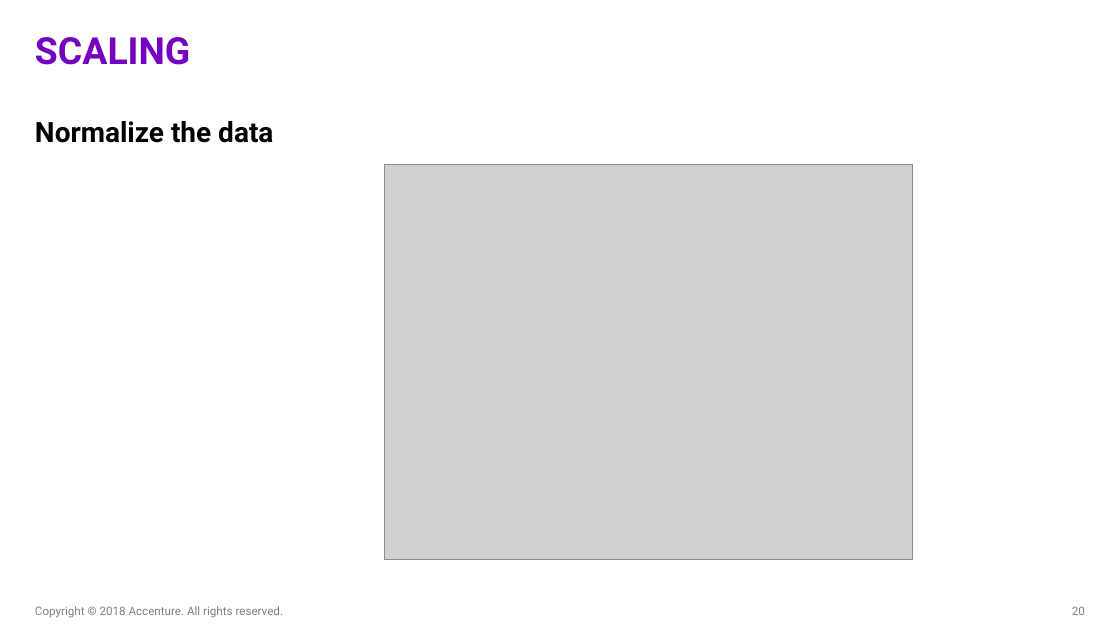
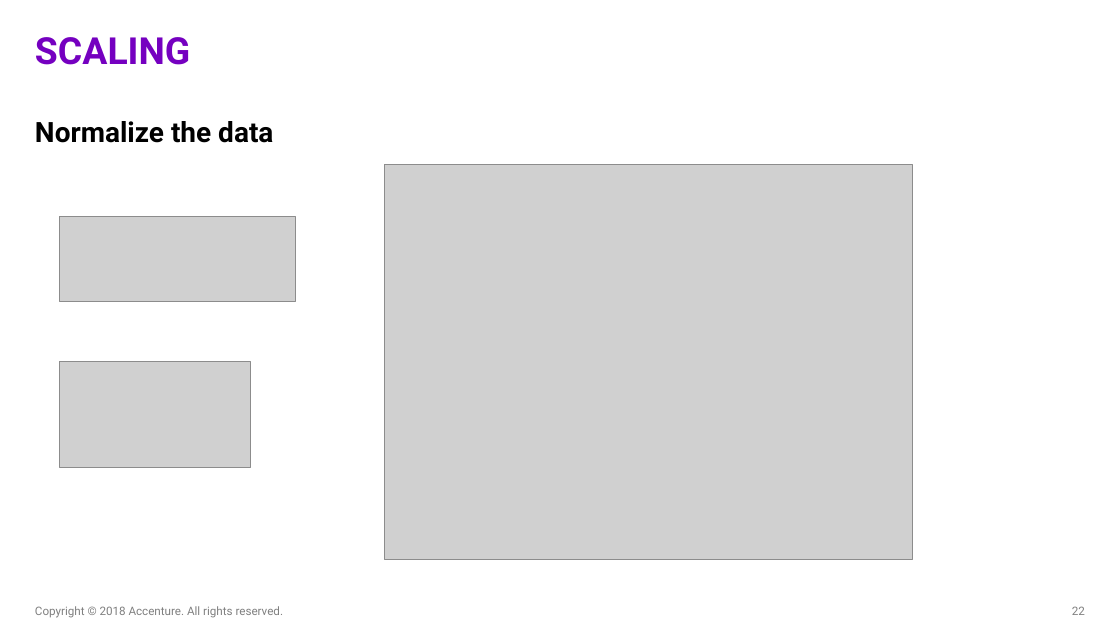
Before and after one commit to ameet123/na_la_nn, a slide deck: slide 22 of FY19 NA-LA.pptx (slide 20 before the commit). Drawn at 1120x630 pixels with LibreOffice and Linux fonts; fonts in the diff are those of the drawing; grey boxes stand for pictures. Boxes give left, top, right and bottom in pixels: in the first picture for what was removed or moved away, otherwise in the second. Text is boxed around its words. In the diff, an @@ line names an element or a change of style, - is before the commit and + after.

```diff
--- a/FY19 NA-LA.pptx
+++ b/FY19 NA-LA.pptx
@@ picture added at (60,216,295,302) @@
@@ picture added at (60,362,250,468) @@
@@ page number at (1072,606,1085,615): text changed @@
-20
+22
```
Also in this commit, not shown: 6 other slides changed, 2 slides added.
